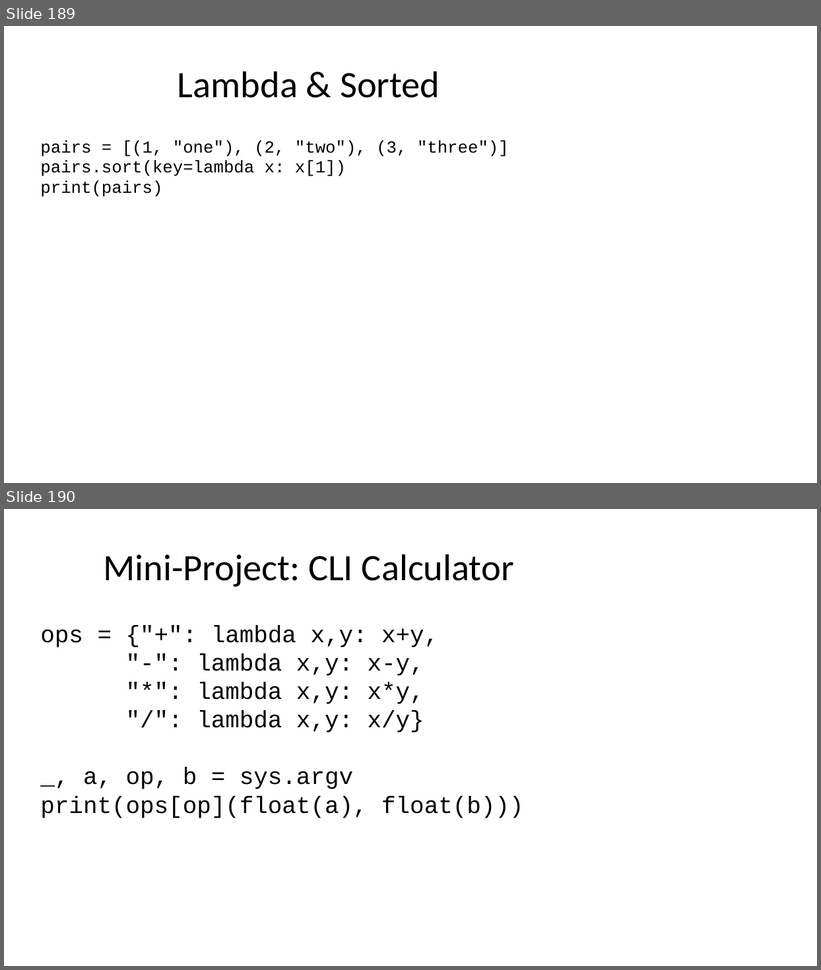
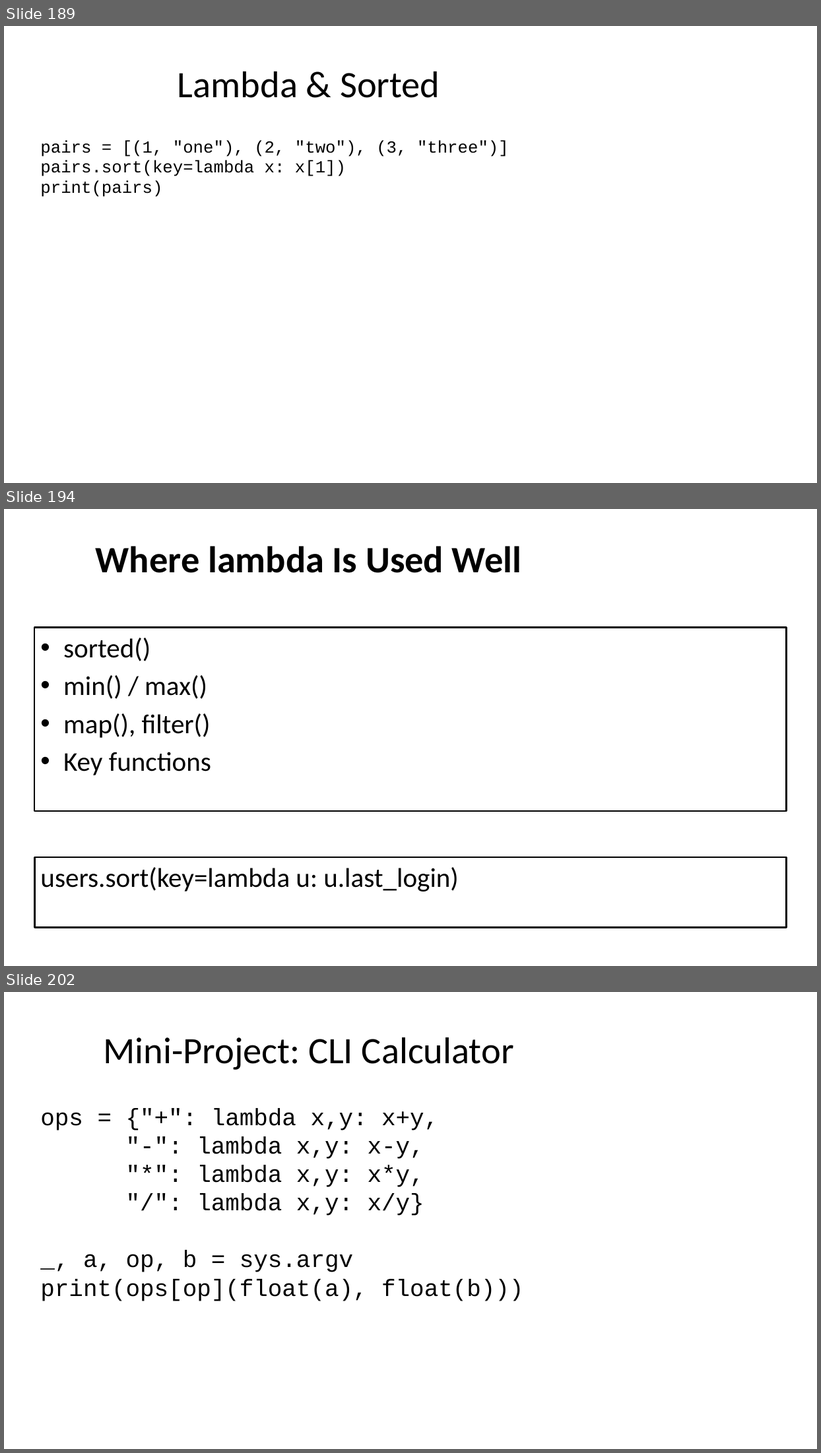
Before and after one commit to seanwhs/3-Day-Python-Crash-Course, a slide deck: Python_Crash_Course_2025.pptx. Shown one above the other, each under a label of ours: slides 189 and 190 before the commit, slides 189, 194 and 202 after it; the slides between them are not shown. The pictures are 821x970 and 821x1453 pixels, drawn with LibreOffice and Linux fonts; fonts in the diff are those of the drawing. Boxes give left, top, right and bottom in pixels: in the first picture for what was removed or moved away, otherwise in the second. Text is boxed around its words. In the diff, an @@ line names an element or a change of style, - is before the commit and + after.

```diff
--- a/Python_Crash_Course_2025.pptx
+++ b/Python_Crash_Course_2025.pptx
@@ slide 194 added at (x1=4, y1=509, x2=817, y2=966), background #FFFFFF @@
@@ title added at (x1=96, y1=546, x2=521, y2=573), 44 pt, text #000000, bold @@
+Where lambda Is Used Well
@@ rectangle added at (x1=34, y1=627, x2=787, y2=811), fill #FFFFFF, outline #000000 2 pt, 32 pt, text #000000 @@
+• sorted()
+• min() / max()
+• map(), filter()
+• Key functions
@@ text added at (x1=34, y1=857, x2=787, y2=927), fill #FFFFFF, outline #000000 2 pt, 32 pt, text #000000 @@
+users.sort(key=lambda u: u.last_login)
@@ what was slide 190 is now slide 202 @@
```
Also in this commit, not shown: 11 other slides added.
